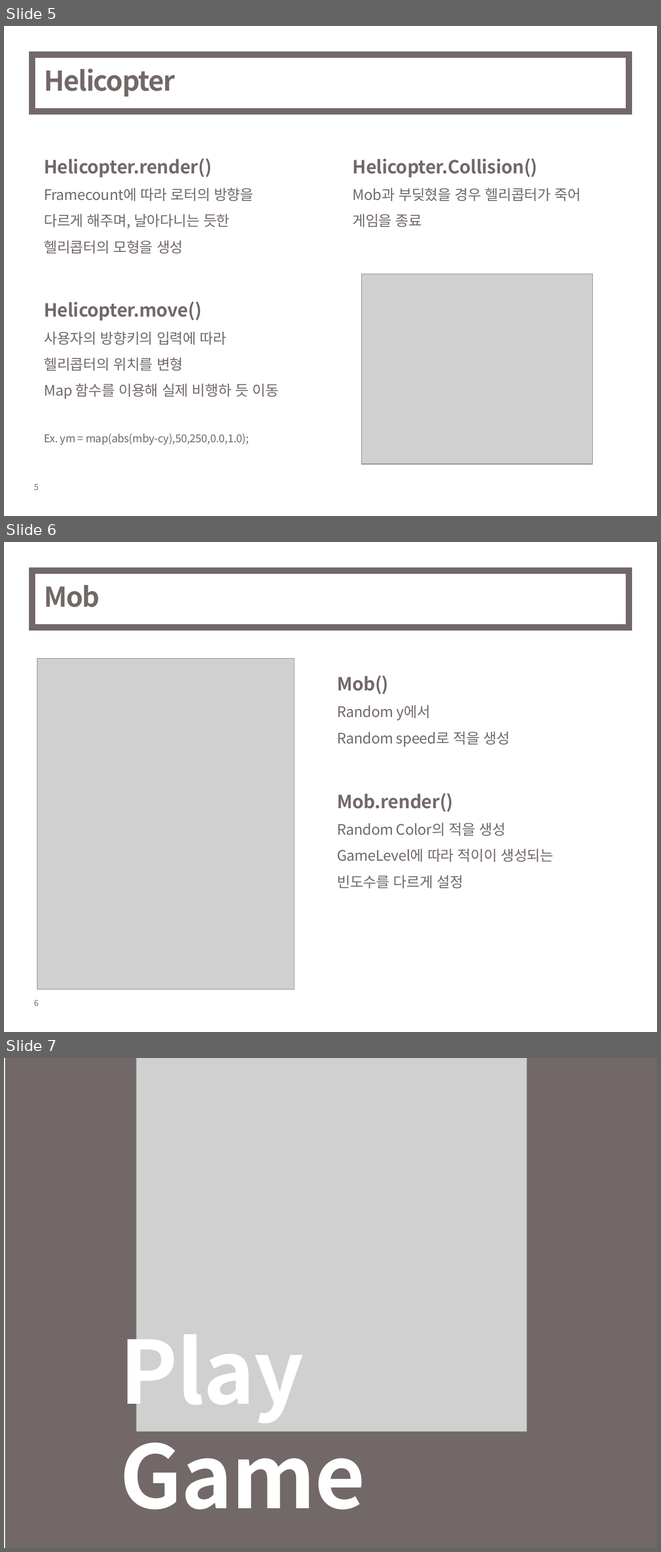
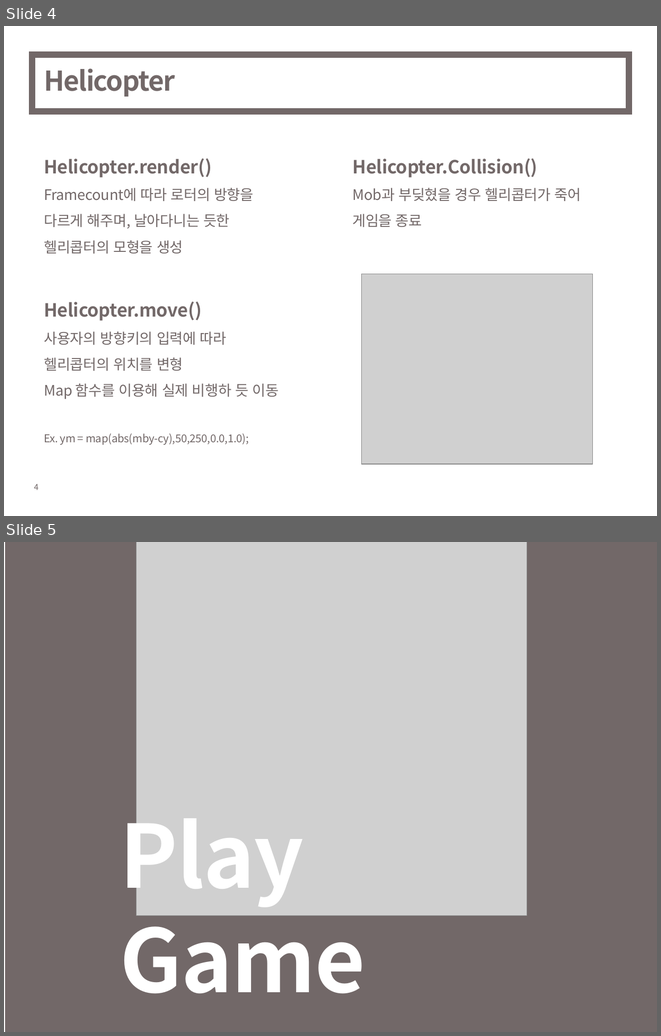
Before and after one commit to hdson07/Processing, a slide deck: Final_Project/Final_Project/FinalProject_20155857_손희덕.pptx. Shown one above the other, each under a label of ours: slides 5, 6 and 7 before the commit, slides 4 and 5 after it. The pictures are 661x1552 and 661x1036 pixels, drawn with LibreOffice and Linux fonts; fonts in the diff are those of the drawing; grey boxes stand for pictures. Boxes give left, top, right and bottom in pixels: in the first picture for what was removed or moved away, otherwise in the second. Text is boxed around its words. In the diff, an @@ line names an element or a change of style, - is before the commit and + after.

```diff
--- a/Final_Project/Final_Project/FinalProject_20155857_손희덕.pptx
+++ b/Final_Project/Final_Project/FinalProject_20155857_손희덕.pptx
@@ slide 6 removed at bbox=[4, 542, 657, 1032], background #FFFFFF; not listed: 1 template element that a slide beside it also shows @@
@@ rectangle removed at bbox=[32, 571, 628, 627] @@
@@ title removed at bbox=[44, 585, 100, 607] @@
-Mob
@@ picture removed at bbox=[37, 658, 294, 989] @@
@@ text removed at bbox=[337, 675, 553, 888] @@
-Mob()
-Random y에서
-Random speed로 적을 생성
-Mob.render()
-Random Color의 적을 생성
-GameLevel에 따라 적이이 생성되는
-빈도수를 다르게 설정
@@ what was slide 5 is now slide 4 @@
@@ page number at bbox=[34, 483, 39, 490]: text changed @@
-5
+4
@@ what was slide 7 is now slide 5 @@
```
Also in this commit, not shown: 1 other slide removed, 4 other files.
